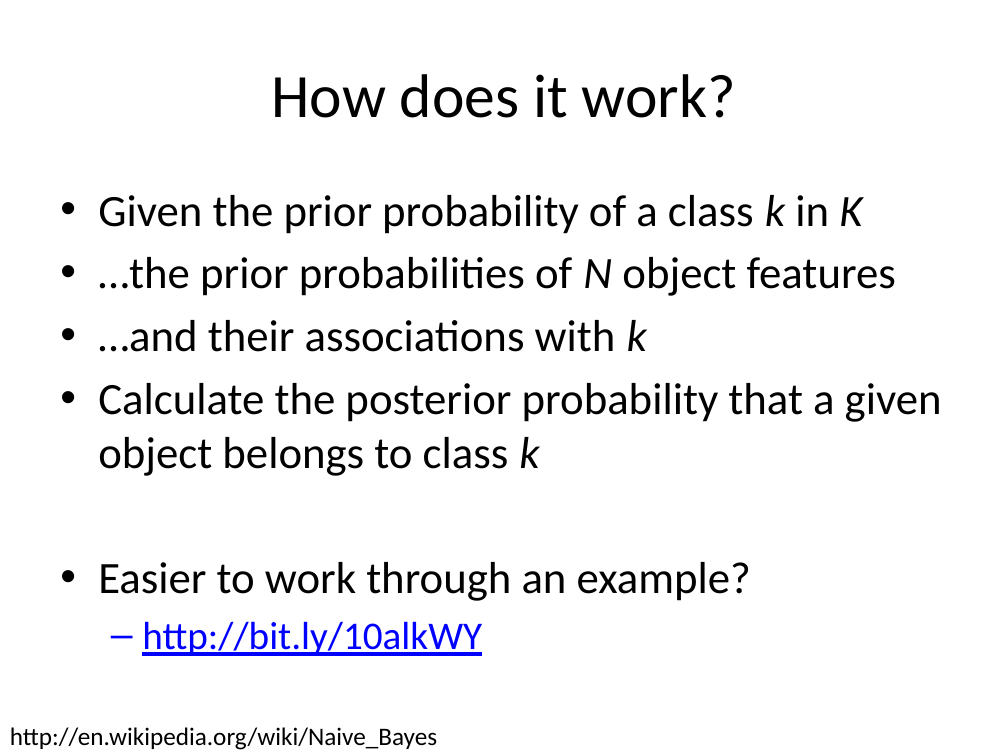
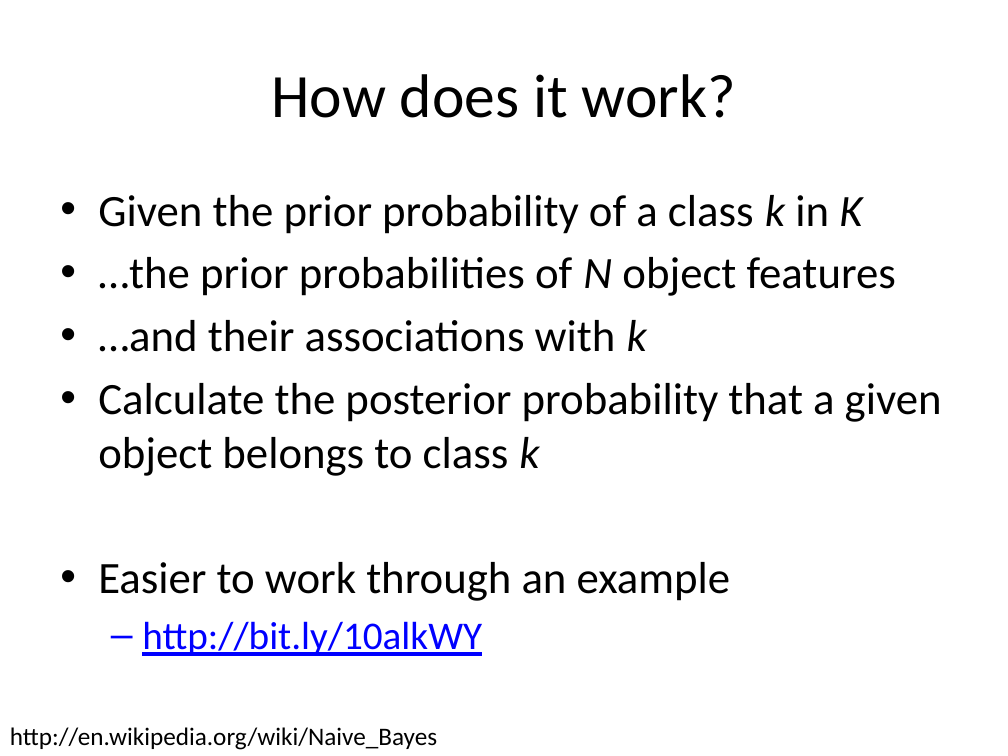
Before and after one commit to allenday/mapr-text-analysis, a slide deck: slide 38 of doc/section4.pptx (slide 36 before the commit). Drawn at 1008x756 pixels with LibreOffice and Linux fonts; fonts in the diff are those of the drawing. Boxes give left, top, right and bottom in pixels: in the first picture for what was removed or moved away, otherwise in the second. Text is boxed around its words. In the diff, an @@ line names an element or a change of style, - is before the commit and + after.

```diff
--- a/doc/section4.pptx
+++ b/doc/section4.pptx
@@ text at [98, 562, 731, 601]: text changed @@
-• Easier to work through an example?
+• Easier to work through an example
```
Also in this commit, not shown: 6 other slides changed, 2 slides added, 7 other files.
